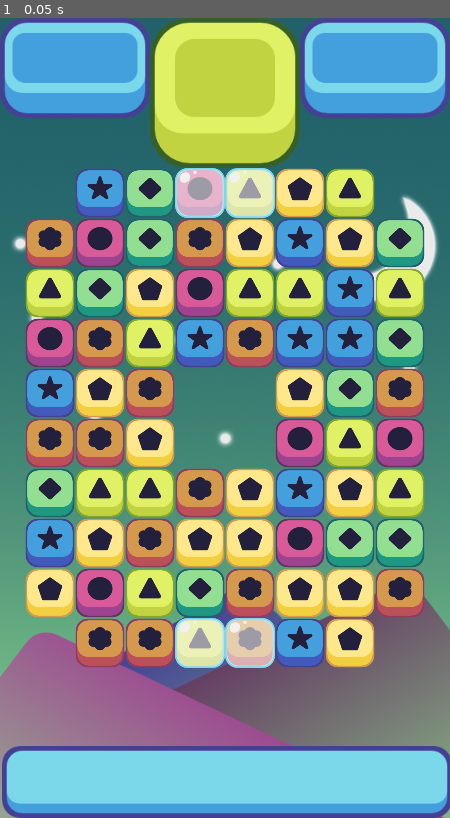
Above: before the commit, frame 1.
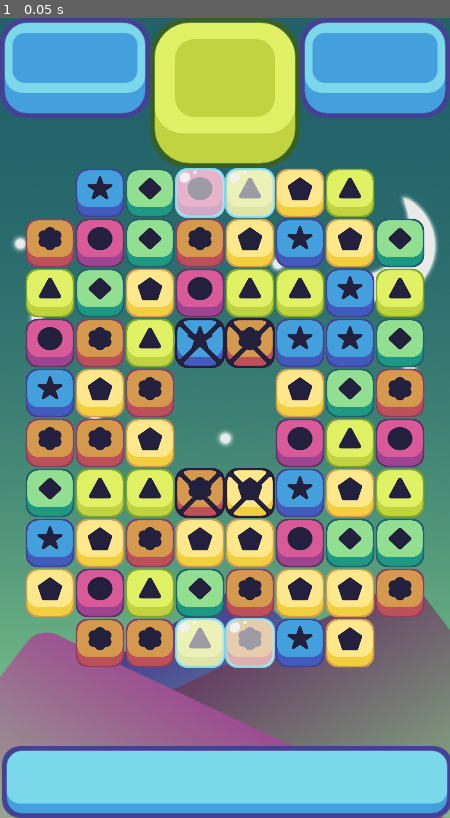
Above: after the commit, the same moment.

Repository: BrunoM24/Match-3
Game: Godot game, scene res://src/GameWindow.tscn
The game is run twice, just before and just after one commit, with the same random seed, the same clock (stepped at 60 frames per second) and the same inputs. The project has no main scene, so this scene is started directly.
Inputs:
- Up to frame 1 (0.05 s): no input

The runs differ from the first frame. In frame 1, 0.8% of the frame differs, in the area x 38-62%, y 37-63%.

Commit message:
Added the Licorice (Locks) Piece - Part 20

Diff:
--- a/src/GameWindow.tscn
+++ b/src/GameWindow.tscn
@@ -1,10 +1,11 @@
-[gd_scene load_steps=6 format=2]
+[gd_scene load_steps=7 format=2]
 
 [ext_resource path="res://assets/Bottom UI v 2.png" type="Texture" id=1]
 [ext_resource path="res://assets/Top UI v 2.png" type="Texture" id=2]
 [ext_resource path="res://assets/background 2.png" type="Texture" id=3]
 [ext_resource path="res://src/Grid.gd" type="Script" id=4]
 [ext_resource path="res://src/IceHolder.gd" type="Script" id=5]
+[ext_resource path="res://src/LockHolder.gd" type="Script" id=6]
 
 [node name="GameWindow" type="Control"]
 anchor_right = 1.0
@@ -51,9 +52,13 @@
 y_offset = 2
 empty_spaces = PoolVector2Array( 0, 0, 7, 0, 0, 9, 7, 9, 3, 4, 4, 4, 3, 5, 4, 5 )
 ice_spaces = PoolVector2Array( 3, 0, 4, 0, 3, 9, 4, 9 )
+lock_spaces = PoolVector2Array( 3, 3, 4, 3, 3, 6, 4, 6 )
 
 [node name="IceHolder" type="Node2D" parent="."]
 script = ExtResource( 5 )
+
+[node name="LockHolder" type="Node2D" parent="."]
+script = ExtResource( 6 )
 
 [node name="DestroyTimer" type="Timer" parent="."]
 wait_time = 0.5
@@ -68,7 +73,10 @@
 one_shot = true
 
 [connection signal="damage_ice" from="Grid" to="IceHolder" method="_on_Grid_damage_ice"]
+[connection signal="damage_lock" from="Grid" to="LockHolder" method="_on_Grid_damage_lock"]
 [connection signal="make_ice" from="Grid" to="IceHolder" method="_on_Grid_make_ice"]
+[connection signal="make_lock" from="Grid" to="LockHolder" method="_on_Grid_make_lock"]
+[connection signal="remove_lock" from="LockHolder" to="Grid" method="_on_LockHolder_remove_lock"]
 [connection signal="timeout" from="DestroyTimer" to="Grid" method="_on_DestroyTimer_timeout"]
 [connection signal="timeout" from="CollapseTimer" to="Grid" method="_on_CollapseTimer_timeout"]
 [connection signal="timeout" from="RefillTimer" to="Grid" method="_on_RefillTimer_timeout"]
--- a/src/Grid.gd
+++ b/src/Grid.gd
@@ -11,10 +11,13 @@
 # Obstacle props
 export (PoolVector2Array) var empty_spaces
 export (PoolVector2Array) var ice_spaces
+export (PoolVector2Array) var lock_spaces
 
 # Obstacle Signals
 signal make_ice
 signal damage_ice
+signal make_lock
+signal damage_lock
 
 var pieces = []
 
@@ -51,6 +54,7 @@
 	pieces = make_2d_array()
 	spawn_pieces()
 	spawn_ice()
+	spawn_locks()
 
 
 func _physics_process(delta):
@@ -89,6 +93,11 @@
 		emit_signal("make_ice", ice)
 
 
+func spawn_locks() -> void:
+	for lock in lock_spaces:
+		emit_signal("make_lock", lock)
+
+
 func match_at(column: int, row: int, color: String) -> bool:
 	if column > 1:
 		if pieces[column - 1][row] != null && pieces[column - 2][row] != null:
@@ -141,6 +150,9 @@
 	var other_piece = pieces[column + direction.x][row + direction.y]
 
 	if first_piece != null && other_piece != null:
+		if restricted_move(Vector2(column, row)) || restricted_move(Vector2(column + direction.x, row + direction.y)):
+			return
+
 		store_info(first_piece, other_piece, Vector2(column, row), direction)
 		state = wait
 		pieces[column][row] = other_piece
@@ -221,7 +233,7 @@
 		for row in height:
 			if pieces[col][row] != null:
 				if pieces[col][row].matched:
-					emit_signal("damage_ice", Vector2(col, row))
+					damage_special(col, row)
 					was_matched = true
 					pieces[col][row].queue_free()
 					pieces[col][row] = null
@@ -231,6 +243,11 @@
 		get_parent().get_node("CollapseTimer").start()
 	else:
 		swap_back()
+
+
+func damage_special(col: int, row: int) -> void:
+	emit_signal("damage_ice", Vector2(col, row))
+	emit_signal("damage_lock", Vector2(col, row))
 
 
 func collapse_collumns() -> void:
@@ -282,6 +299,10 @@
 	return is_in_array(empty_spaces, place)
 
 
+func restricted_move(place: Vector2) -> bool:
+	return is_in_array(lock_spaces, place)
+
+
 func is_in_array(array: Array, item) -> bool:
 	for i in array.size():
 		if array[i] == item:
@@ -300,3 +321,14 @@
 
 func _on_RefillTimer_timeout():
 	refill_collumns()
+
+
+func _on_LockHolder_remove_lock(lock_position: Vector2):
+	var idx
+
+	for i in lock_spaces.size():
+		if lock_position == lock_spaces[i]:
+			idx = i
+			break
+
+	lock_spaces.remove(idx)
--- /dev/null
+++ b/src/LockHolder.gd
@@ -0,0 +1,41 @@
+extends Node2D
+
+
+signal remove_lock
+
+var lock_pieces = []
+var width := 8
+var height := 10
+
+var lock_lock = preload("res://src/obstacles/Licorice.tscn")
+
+
+func _init():
+	lock_pieces = make_2d_array()
+
+
+func make_2d_array() -> Array:
+	var array = []
+	for i in width:
+		array.append([])
+		for j in height:
+			array[i].append(null)
+
+	return array
+
+
+func _on_Grid_make_lock(board_position: Vector2):
+	var lock = lock_lock.instance()
+	lock.position = Vector2(board_position.x * 64 + 64, board_position.y * -64 + 800)
+	add_child(lock)
+	lock_pieces[board_position.x][board_position.y] = lock
+
+
+func _on_Grid_damage_lock(board_position: Vector2):
+	var lock = lock_pieces[board_position.x][board_position.y]
+	if lock != null:
+		lock.take_damage(1)
+		if lock.health <= 0:
+			lock.queue_free()
+			lock_pieces[board_position.x][board_position.y] = null
+			emit_signal("remove_lock", board_position)
--- /dev/null
+++ b/src/obstacles/Licorice.tscn
@@ -0,0 +1,11 @@
+[gd_scene load_steps=3 format=2]
+
+[ext_resource path="res://assets/obstacles/locks.png" type="Texture" id=1]
+[ext_resource path="res://src/obstacles/Ice.gd" type="Script" id=2]
+
+[node name="Licorice" type="Node2D"]
+script = ExtResource( 2 )
+
+[node name="Sprite" type="Sprite" parent="."]
+scale = Vector2( 0.5, 0.5 )
+texture = ExtResource( 1 )
